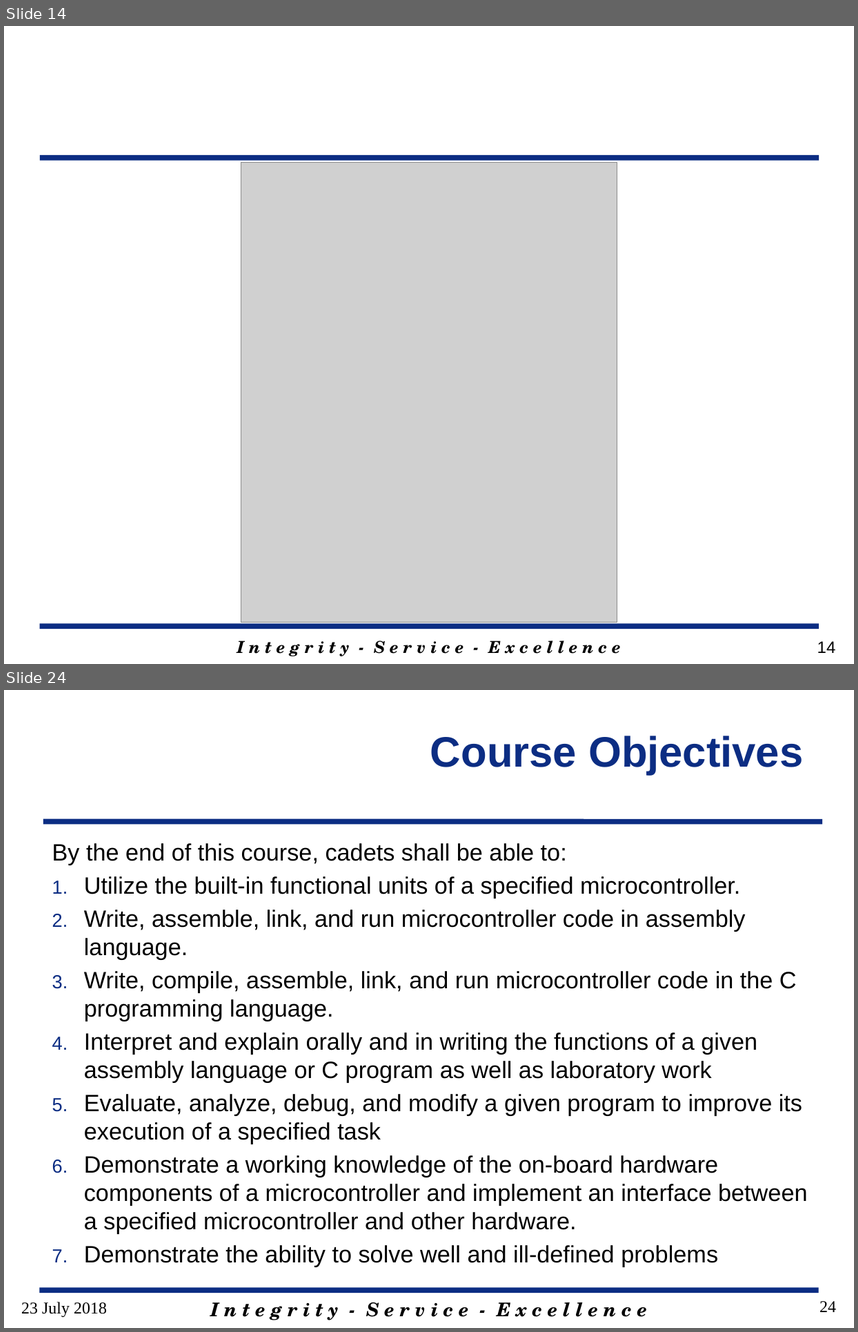
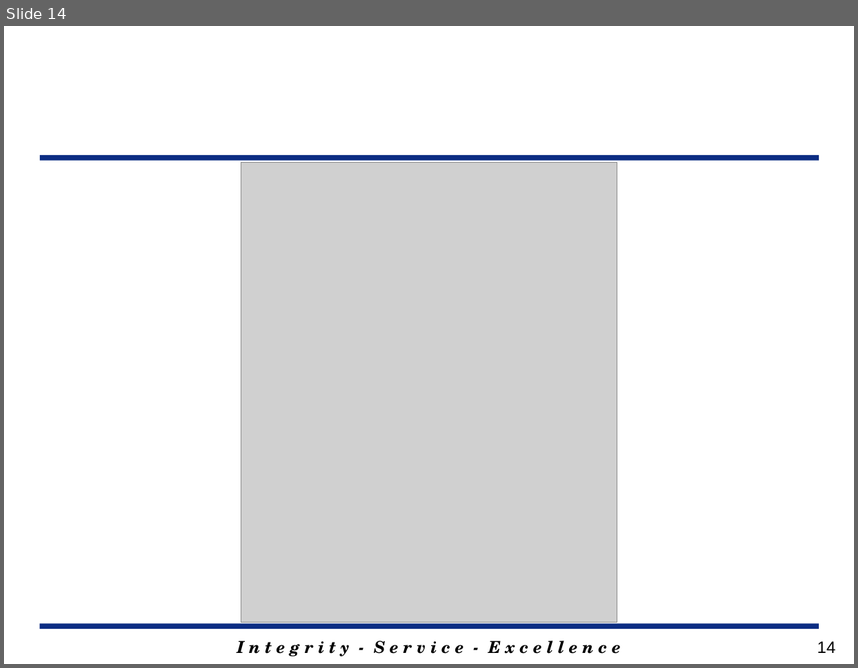
Before and after one commit to MarsUniversity/ECE382, a slide deck: source/lessons/lsn1/Lsn1.pptx. Shown one above the other, each under a label of ours: slides 14 and 24 before the commit, slide 14 after it; the slides between them are not shown. The pictures are 858x1332 and 858x668 pixels, drawn with LibreOffice and Linux fonts; fonts in the diff are those of the drawing; grey boxes stand for pictures; background and template pictures are left out. Boxes give left, top, right and bottom in pixels: in the first picture for what was removed or moved away, otherwise in the second. Text is boxed around its words. In the diff, an @@ line names an element or a change of style, - is before the commit and + after.

```diff
--- a/source/lessons/lsn1/Lsn1.pptx
+++ b/source/lessons/lsn1/Lsn1.pptx
@@ slide 24 removed at bbox=[4, 690, 854, 1328], background #FFFFFF @@
@@ title removed at bbox=[430, 736, 803, 775] @@
-Course Objectives
@@ line removed from (43, 822) to (822, 822) @@
@@ text removed at bbox=[52, 843, 807, 1234] @@
-By the end of this course, cadets shall be able to:
-1. Utilize the built-in functional units of a specified microcontroller.
-2. Write, assemble, link, and run microcontroller code in assembly language.
-3. Write, compile, assemble, link, and run microcontroller code in the C programming language.
-4. Interpret and explain orally and in writing the functions of a given assembly language or C program as well as laboratory work
-5. Evaluate, analyze, debug, and modify a given program to improve its execution of a specified task
-6. Demonstrate a working knowledge of the on-board hardware components of a microcontroller and implement an interface between a specified microcontroller and other hardware.
-7. Demonstrate the ability to solve well and ill-defined problems
@@ text removed at bbox=[21, 1301, 107, 1317] @@
-23 July 2018
@@ line removed from (40, 1290) to (818, 1290) @@
@@ text removed at bbox=[210, 1302, 647, 1320] @@
-I n t e g r i t y - S e r v i c e - E x c e l l e n c e
@@ page number removed at bbox=[820, 1301, 836, 1312] @@
-24
```
Also in this commit, not shown: 6 slides changed, 1 slide added, 9 other slides removed, 18 other files.
